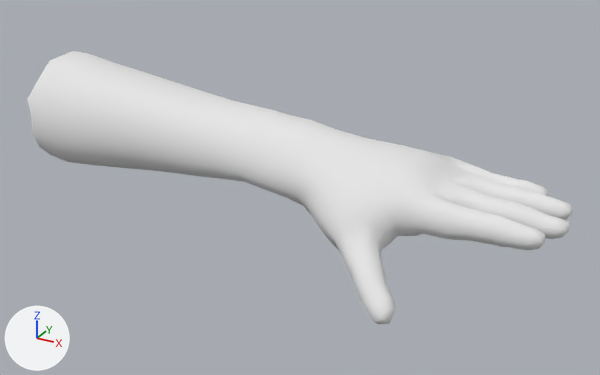
Before and after pictures for a commit that changed the OBJ model data/mesh/Utah/Uth_Arm_Lt_MshShape.obj.
Camera for both pictures: a 50 mm lens placed at (99.6, -57.6, 170.5), pointed at (68.9, -1.8, 142.6). The lights are fixed; the arrows at lower left show +X, +Y and +Z. Where no turn or scale is listed for an object, it has been applied to the vertices.

Names of what the first picture shows: 'Uth_Arm_Lt_MshShape'.
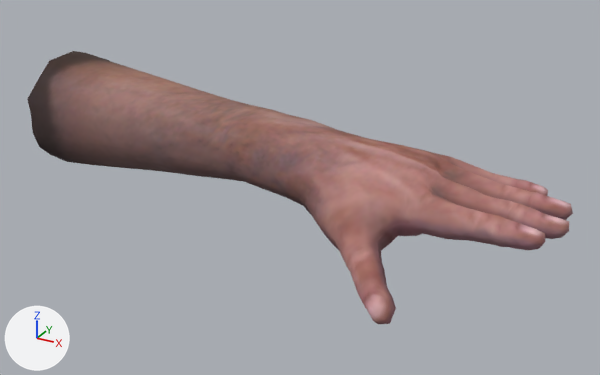
What changed in the scene script:
```text
Add img_chrutah_body_normal_dds:
    img_chrutah_body_normal_dds = load_image('ChrUtah_Body_Normal.dds', 'ChrUtah_Body_Normal.dds', 2048, 2048, 'sRGB')
Add img_chrutah_body_diffuse_dds:
    img_chrutah_body_diffuse_dds = load_image('ChrUtah_Body_Diffuse.dds', 'ChrUtah_Body_Diffuse.dds', 2048, 2048, 'sRGB')
Change mat_chrutah_mesh_body_sg:
    add n2 = _N.new('ShaderNodeTexImage'); n2.name = 'Image Texture'
    add n2.image = img_chrutah_body_diffuse_dds
    add n3 = _N.new('ShaderNodeTexImage'); n3.name = 'Image Texture.001'
    add n3.image = img_chrutah_body_normal_dds
    add n4 = _N.new('ShaderNodeNormalMap'); n4.name = 'Normal Map'
    add n4.inputs[0].default_value = 0.0  # 'Strength'
    where n0 = _N.new('ShaderNodeBsdfPrincipled'); n0.name = 'Principled BSDF'
    add _L.new(n2.outputs[0], n0.inputs[0])  # 'Color' to 'Base Color'
    add _L.new(n3.outputs[0], n4.inputs[1])  # 'Color' to 'Color'
    add _L.new(n4.outputs[0], n0.inputs[5])  # 'Normal' to 'Normal'
```

Boxes [x1, y1, x2, y2] around the edits, measured in the pictures (600 x 375 px):
'Uth_Arm_Lt_MshShape', surface changed (white to brown): [27, 51, 573, 324] in both
